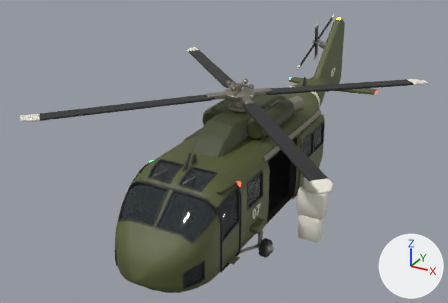
The Blender file kit/heli.blend, before and after one commit.
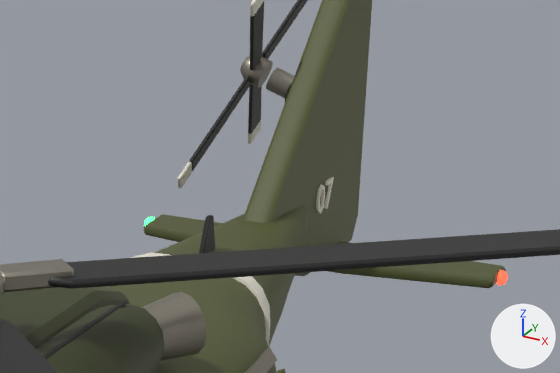
There are two pictures of each version: one whole from a 50 mm lens placed at (20.0, -38.7, 24.7), pointed at (-2.6, 2.4, 4.2), one close up on the part from 57% to 87% of the width and 8% to 38% of the height. Arrows for +X, +Y and +Z are at lower right; the lights stay in place. The older version's two pictures come first.

Before the edit, the objects in view are built like this:
```python
ob_hx_body__nav_green = bpy.data.objects.new('HX_Body__nav_green', me_hx_body__nav_green)
ob_hx_body__nav_green.location = (-4.04, 7.12, 5.88)
ob_hx_body__nav_red = bpy.data.objects.new('HX_Body__nav_red', me_hx_body__nav_red)
ob_hx_body__nav_red.location = (4.04, 7.12, 5.88)
ob_hx_body__olive = bpy.data.objects.new('HX_Body__olive', me_hx_body__olive)
ob_hx_body__olive.location = (0.0, 4.56, 6.42)
ob_hx_rotortail__blade = bpy.data.objects.new('HX_RotorTail__blade', me_hx_rotortail__blade)
ob_hx_rotortail__blade.location = (-1.91, 20.6, 9.58)
# me_hx_body__olive
# before: 1336 (1.0, 15.1, -1.1), 1390 (-1.0, 15.1, -1.1), 1392 (-4.5, 15.7, -1.2) at pixel (145, 228), 1393 (-4.5, 15.8, -1.1) at pixel (146, 224), 1394 (-4.6, 15.8, -1.2) at pixel (143, 226)
# before: 1395 (-4.6, 16.8, -1.2) at pixel (159, 216), 1396 (-4.5, 16.8, -1.1) at pixel (162, 214), 1397 (-4.5, 16.9, -1.2), 1398 (4.5, 16.9, -1.2) at pixel (503, 267), 1399 (4.5, 16.8, -1.1) at pixel (502, 265)
# before: 1400 (4.6, 16.8, -1.2) at pixel (505, 269), 1401 (4.5, 15.7, -1.2) at pixel (489, 281), 1402 (4.6, 15.8, -1.2) at pixel (493, 280), 1403 (4.5, 15.8, -1.1) at pixel (490, 277), 1406 (1.0, 15.1, -1.4) at pixel (342, 273)
# before: 1408 (-1.0, 15.1, -1.4), 1410 (-4.6, 15.8, -1.3) at pixel (143, 231), 1411 (-4.5, 15.8, -1.4) at pixel (146, 234), 1412 (-4.5, 15.7, -1.3) at pixel (145, 232), 1413 (-4.5, 16.9, -1.3)
# before: 1414 (-4.5, 16.8, -1.4), 1415 (-4.6, 16.8, -1.3), 1416 (4.6, 16.8, -1.3) at pixel (505, 273), 1417 (4.5, 16.8, -1.4), 1418 (4.5, 16.9, -1.3)
# before: 1419 (4.5, 15.7, -1.3) at pixel (488, 286), 1420 (4.5, 15.8, -1.4) at pixel (489, 288), 1421 (4.6, 15.8, -1.3) at pixel (493, 285)
# also in view: 'HX_Body__metal' at (0.0, 5.6, 5.3); 'HX_RotorMain__blade' at (0.0, 0.0, 10.1); 'HX_RotorMain__metal' at (0.0, 0.0, 10.6); 'HX_Body__trim_dark' at (0.0, 2.5, 4.6); 'HX_RotorTail__metal' at (-1.9, 20.6, 9.6)
```
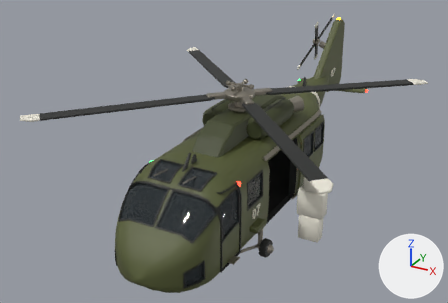
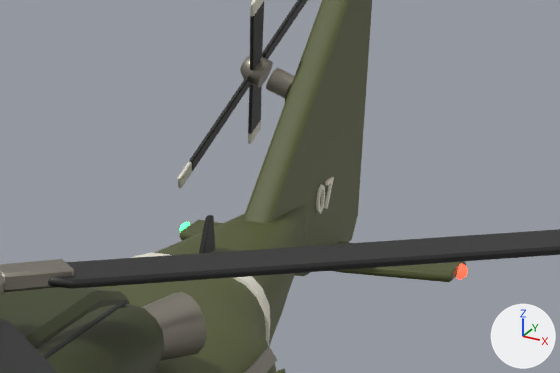
Where the newer file only moved an object's origin or applied its transform, the numbers keep the older frame.

Where the change shows, as pixel boxes [x1, y1, x2, y2] in the close-ups (560 x 373 px; the box of a moved part takes in the faces that stretch with it):
'HX_Body__olive', reshaped: before [95, 0, 506, 373]; after [95, 0, 466, 373]
'HX_Body__nav_red', reshaped: before [497, 270, 508, 285]; after [457, 264, 468, 279]
'HX_Body__nav_green', reshaped: before [144, 217, 154, 226]; after [180, 222, 190, 232]
part 1 of me_hx_body__olive, moved or reshaped: before [144, 214, 506, 288]; after [180, 220, 466, 282]

Diff of the bpy script that builds the scene:
```diff
--- a/kit/heli.blend.py
+++ b/kit/heli.blend.py
@@ me_hx_body__olive @@
 # used by ob_hx_body__olive; location = (0.0, 4.56, 6.42)
-me_hx_body__olive.from_pydata(...)  # 1466 vertices, 1375 faces; spans x -4.6..4.6, y -18.2..18.2, z -5.4..5.4
+me_hx_body__olive.from_pydata(...)  # 1466 vertices, 1375 faces; spans x -4.2..4.2, y -18.2..18.2, z -5.4..5.4
+# me_hx_body__olive part 1
+for i in [*range(1398, 1404), *range(1416, 1422)]: me_hx_body__olive.vertices[i].co += Vector((-1.0, 0.0, 0.0))
+for i in [*range(1392, 1398), *range(1410, 1416)]: me_hx_body__olive.vertices[i].co += Vector((1.0, 0.0, 0.0))
+for i in [1336, 1390, 1406, 1408]: me_hx_body__olive.vertices[i].co += Vector((0.0, 0.1, 0.0))
 me_hx_body__olive.materials.append(mat_olive)
@@ me_hx_body__nav_red @@
 # used by ob_hx_body__nav_red; location = (4.04, 7.12, 5.88)
-me_hx_body__nav_red.from_pydata(...)  # 62 vertices, 76 faces; spans x -0.8..0.8, y -13.9..13.9, z -0.9..0.9
+me_hx_body__nav_red.from_pydata(...)  # 62 vertices, 76 faces; spans x -0.8..-0.2, y -13.9..13.9, z -0.9..0.9
+# me_hx_body__nav_red part 2: the whole mesh is multiplied about its middle by the matrix ((0.998, -0.036, 0.002), (0.036, 0.998, 0.0), (-0.002, 0.0, 0.999)), then moved by (-0.5, 0.0, 0.0)
 me_hx_body__nav_red.materials.append(mat_nav_red)
@@ me_hx_body__nav_green @@
 # used by ob_hx_body__nav_green; location = (-4.04, 7.12, 5.88)
-me_hx_body__nav_green.from_pydata(...)  # 62 vertices, 76 faces; spans x -0.8..0.8, y -13.9..13.9, z -0.9..0.9
+me_hx_body__nav_green.from_pydata(...)  # 62 vertices, 76 faces; spans x 0.2..0.8, y -13.9..13.9, z -0.9..0.9
+# me_hx_body__nav_green part 3: the whole mesh is multiplied about its middle by the matrix ((0.998, 0.036, -0.002), (-0.036, 0.998, 0.0), (0.002, 0.0, 0.999)), then moved by (0.5, 0.0, 0.0)
 me_hx_body__nav_green.materials.append(mat_nav_green)
```
